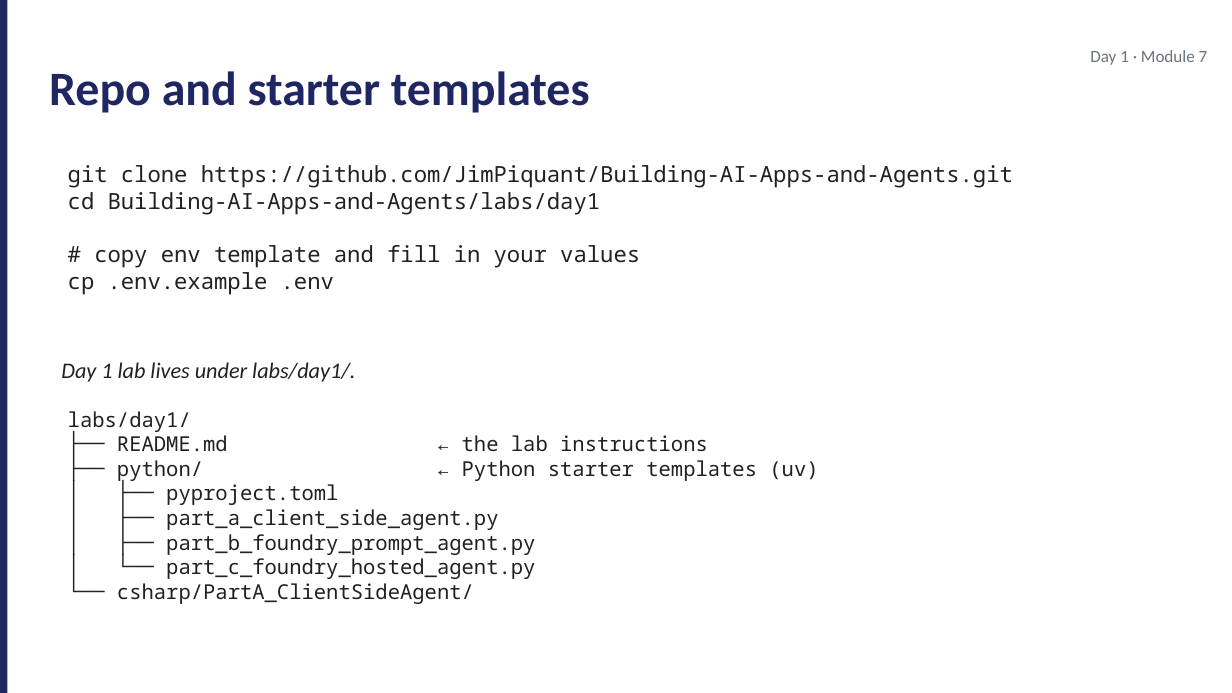
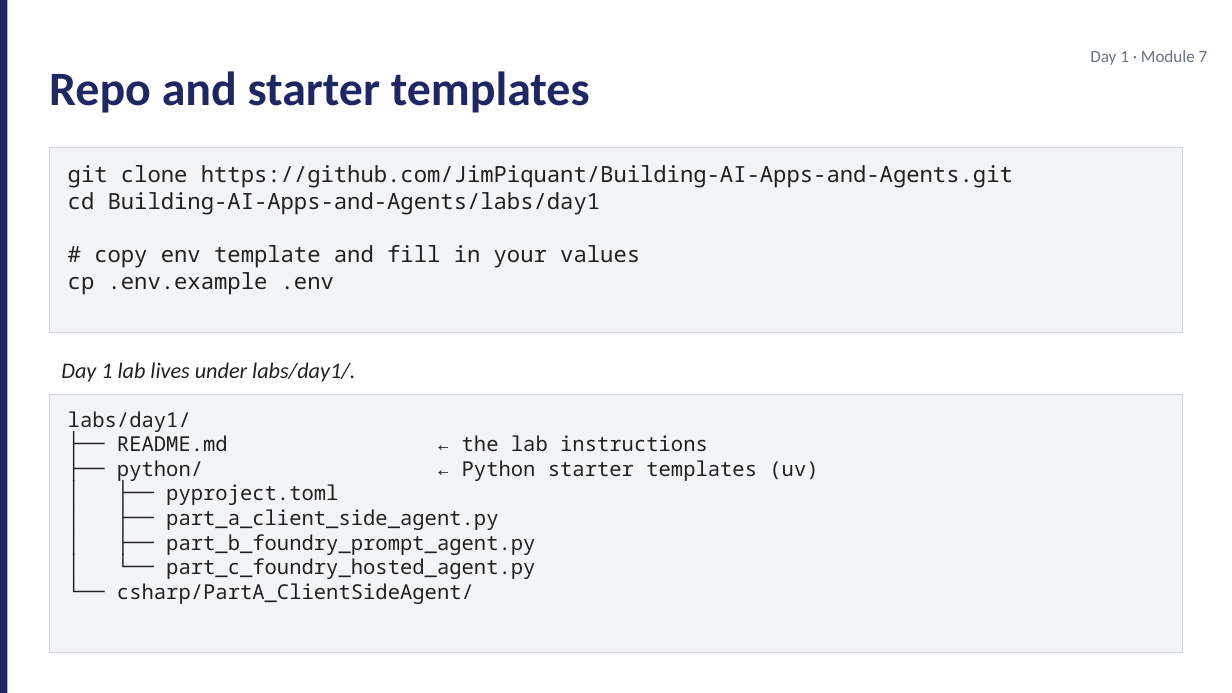
Before and after one commit to JimPiquant/Building-AI-Apps-and-Agents, a slide deck: slide 4 of decks/day1/module-7-lab-kickoff.pptx. Drawn at 1232x693 pixels with LibreOffice and Linux fonts; fonts in the diff are those of the drawing. Boxes give left, top, right and bottom in pixels: in the first picture for what was removed or moved away, otherwise in the second. Text is boxed around its words. In the diff, an @@ line names an element or a change of style, - is before the commit and + after.

```diff
--- a/decks/day1/module-7-lab-kickoff.pptx
+++ b/decks/day1/module-7-lab-kickoff.pptx
@@ rectangle at <box>49,148,1183,333</box>:  to rectangle @@
@@ rectangle at <box>49,394,1183,653</box>:  to rectangle @@
```
Also in this commit, not shown: 2 other slides changed, 7 other files.
